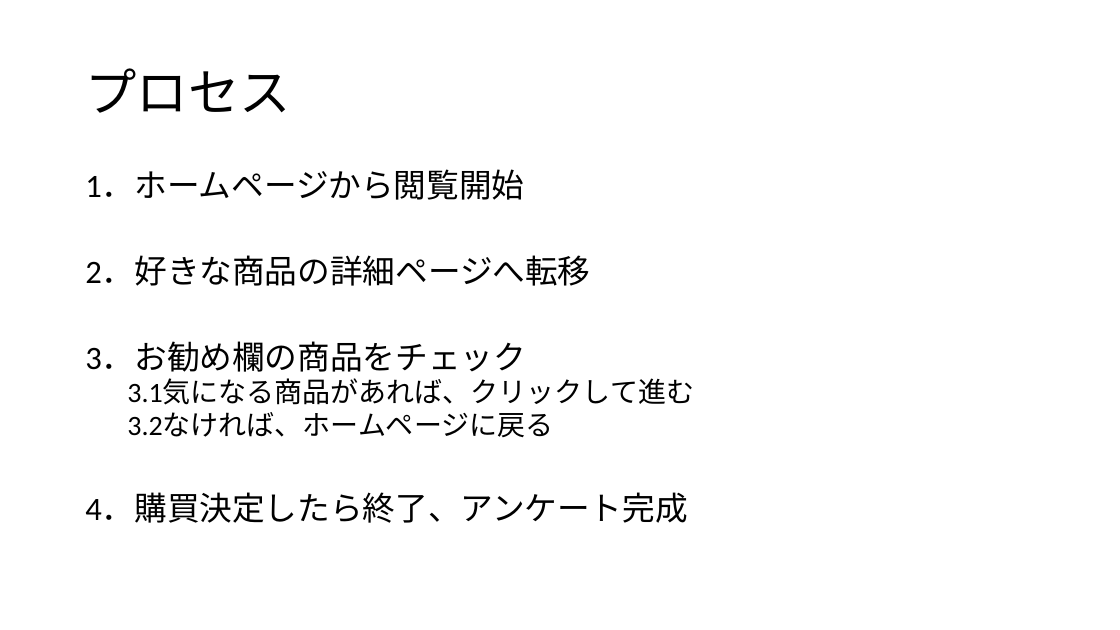
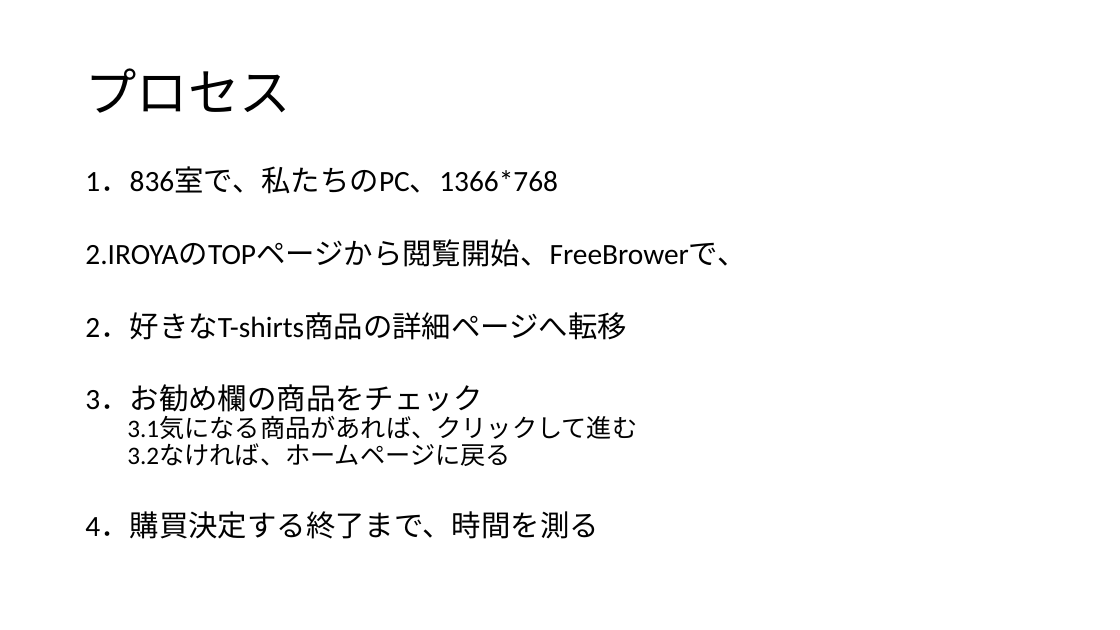
Before and after one commit to we333/m2_paper, a slide deck: slide 3 of ユーザーテスト設計.pptx. Drawn at 1120x630 pixels with LibreOffice and Linux fonts; fonts in the diff are those of the drawing. Boxes give left, top, right and bottom in pixels: in the first picture for what was removed or moved away, otherwise in the second. Text is boxed around its words. In the diff, an @@ line names an element or a change of style, - is before the commit and + after.

```diff
--- a/ユーザーテスト設計.pptx
+++ b/ユーザーテスト設計.pptx
@@ text at [85, 167, 746, 340]: text changed; size 28 to 25.2 pt @@
-1．ホームページから閲覧開始
-2．好きな商品の詳細ページへ転移
+1．836室で、私たちのPC、1366*768
+2.IROYAのTOPページから閲覧開始、FreeBrowerで、
+2．好きなT-shirts商品の詳細ページへ転移
@@ text at [85, 385, 637, 466]: size 28 to 25.2 pt in "3．お勧め欄の商品をチェック"; size 24 to 21.6 pt in "3.1気になる商品があれば、クリックして進む", "3.2なければ、ホームページに戻る"; line spacing 0.8 to 0.7 @@
@@ text at [85, 512, 599, 539]: text changed; size 28 to 25.2 pt @@
-4．購買決定したら終了、アンケート完成
+4．購買決定する終了まで、時間を測る
```
Also in this commit, not shown: 2 other slides changed, 2 other files.
